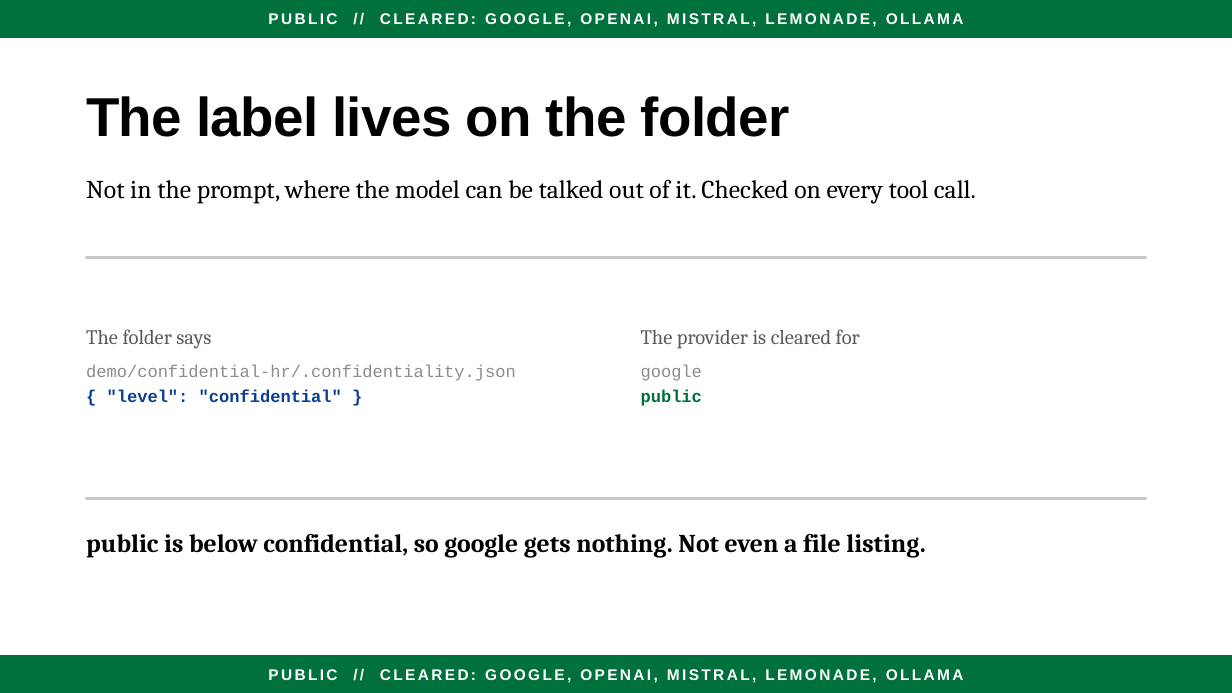
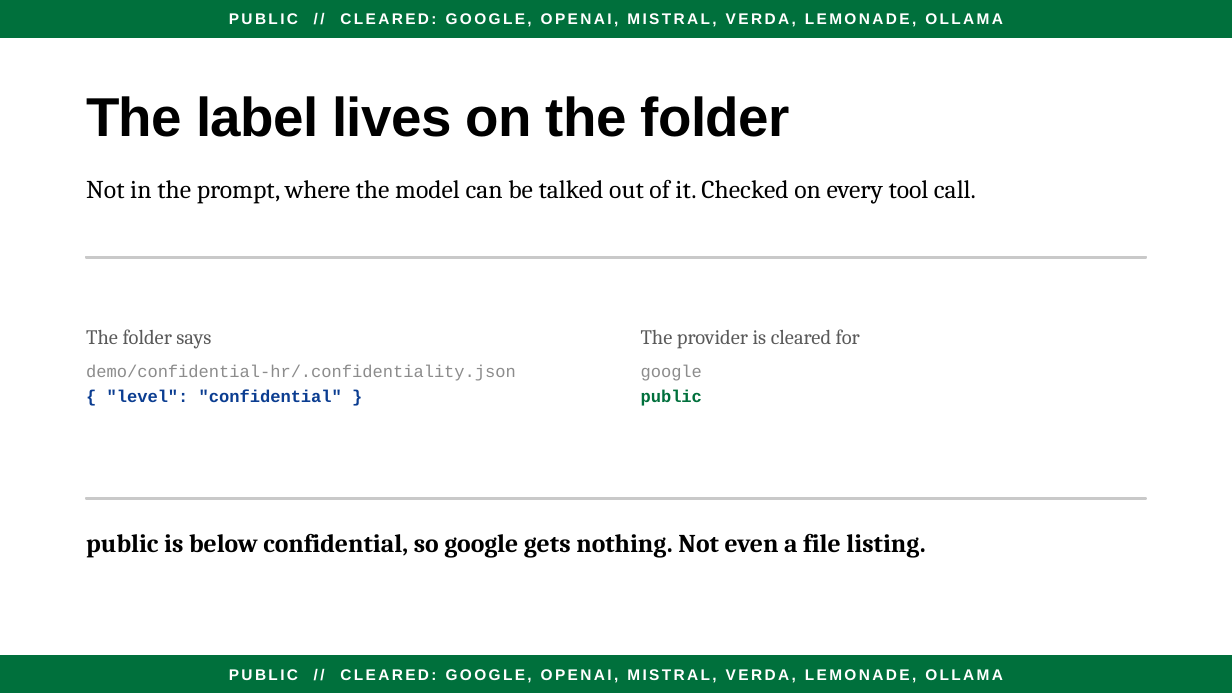
Before and after one commit to AJBogo9/aaltoai-hackathon-2026, a slide deck: slide 3 of demo/Norrin_Pitch.pptx. Drawn at 1232x693 pixels with LibreOffice and Linux fonts; fonts in the diff are those of the drawing. Boxes give left, top, right and bottom in pixels: in the first picture for what was removed or moved away, otherwise in the second. Text is boxed around its words. In the diff, an @@ line names an element or a change of style, - is before the commit and + after.

Commit message:
Add VERDA to the cleared bands, drop OPENAI from confidential
The deck and the Pages cover listed the wrong providers. Per
.pi/confidentiality.json, verda holds confidential clearance and openai
only public, so the confidential band now reads MISTRAL, VERDA,
LEMONADE, OLLAMA and the public band gains VERDA.

```diff
--- a/demo/Norrin_Pitch.pptx
+++ b/demo/Norrin_Pitch.pptx
@@ text at (229, 13, 1003, 27): text changed @@
-PUBLIC // CLEARED: GOOGLE, OPENAI, MISTRAL, LEMONADE, OLLAMA
+PUBLIC // CLEARED: GOOGLE, OPENAI, MISTRAL, VERDA, LEMONADE, OLLAMA
@@ text at (229, 669, 1003, 683): text changed @@
-PUBLIC // CLEARED: GOOGLE, OPENAI, MISTRAL, LEMONADE, OLLAMA
+PUBLIC // CLEARED: GOOGLE, OPENAI, MISTRAL, VERDA, LEMONADE, OLLAMA
```
Also in this commit, not shown: 7 other slides changed, 2 other files.
